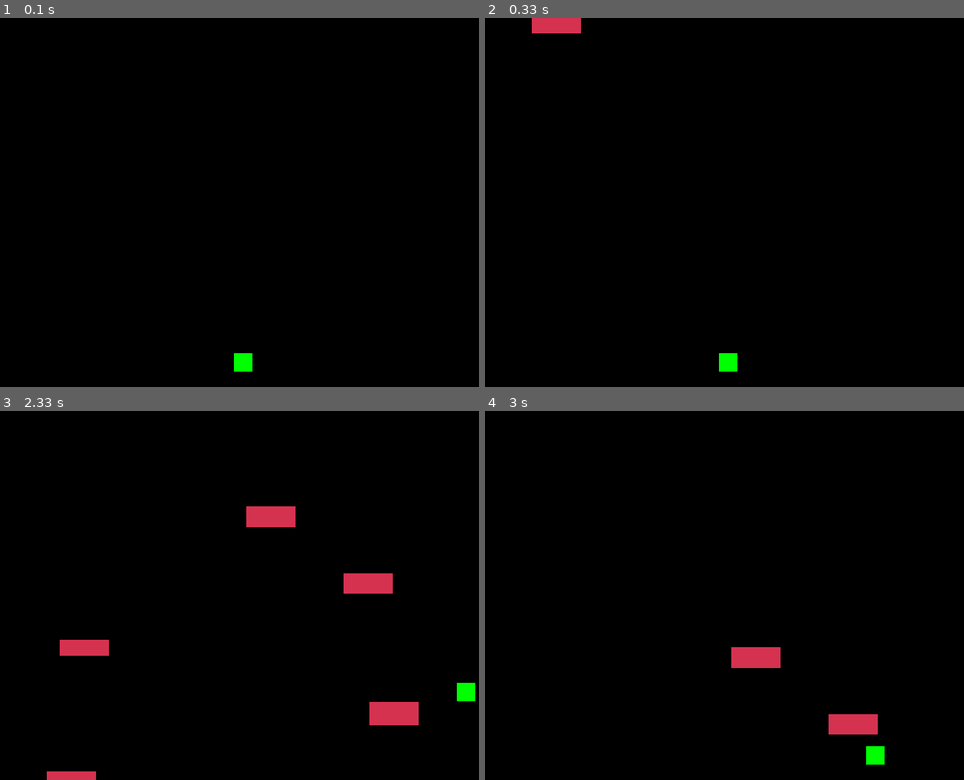
Above: before the commit, frames 1-4 (two rows, left to right).
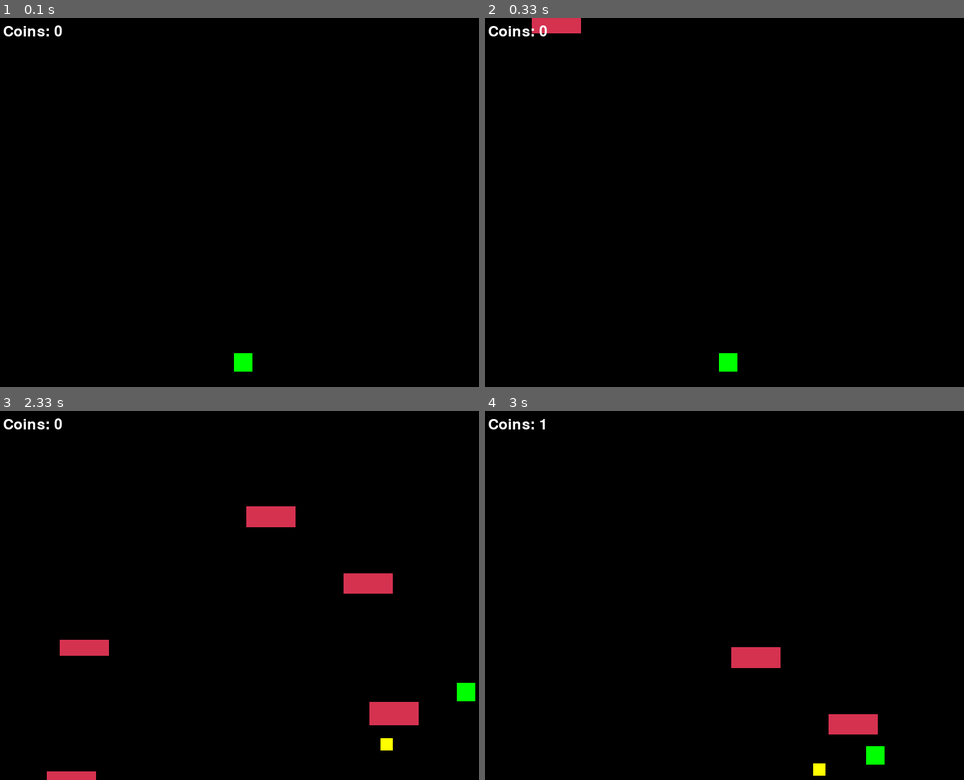
Above: after the commit, the same moments.

Repository: johnwangwyx/Dodge-The-Wall-pygame-with-STM32L4-
Game: pygame game, started from game.py
The game is run twice, just before and just after one commit, with the same random seed, the same clock (stepped at 60 frames per second) and the same inputs.
Inputs:
- Up to frame 1 (0.1 s): no input
- Up to frame 2 (0.33 s): no input
- Up to frame 3 (2.33 s): hold Right 0.33-0.8 s; hold Up 0.83-1.13 s; hold Right 1.17-1.63 s; hold Down from 2.23 s (still down)
- Up to frame 4 (3 s): release Down at 2.53 s; hold Left 2.57-2.97 s

The runs differ from the first frame. In frame 1, 0.2% of the frame differs, in the area x 0-13%, y 2-5%; in frame 2, 0.2%; in frame 3, 0.3%, in the area x 0-83%, y 2-92%; in frame 4, 0.2%.

Commit message:
Add collectable coins and coin tracker

Diff:
--- a/game.py
+++ b/game.py
@@ -19,6 +19,8 @@
 BLUE = (0, 0, 255)
 YELLOW = (255, 255, 0)
 BACKGROUND_COLOR = (0, 0, 0)
+
+COIN_COUNTER = 0
 
 class Player(pygame.sprite.Sprite):
     def __init__(self, x, y):
@@ -65,6 +67,18 @@
         if self.rect.top < 0:
             self.rect.top = 0
 
+class Coin(pygame.sprite.Sprite):
+    def __init__(self, x, y):
+        super().__init__()
+        self.image = pygame.Surface((20, 20))
+        self.image.fill(YELLOW)
+        self.rect = self.image.get_rect()
+        self.rect.x = x
+        self.rect.y = y
+
+    def update(self):
+        pass
+
 # Define Wall class
 class Wall(pygame.sprite.Sprite):
     def __init__(self, x, y, w, h, existing_walls=None):
@@ -85,6 +99,20 @@
         if self.rect.top > HEIGHT:
             self.kill()
 
+def responwn_and_collect_coin(all_sprites, coins, player, chance_per_frame=0.005):
+    if random.random() < chance_per_frame:  # 0.2% chance every frame to spawn a coin
+        coin_x = random.randint(0, WIDTH - 20)
+        coin_y = random.randint(HEIGHT // 2, HEIGHT - 20)  # only on the bottom half
+        coin = Coin(coin_x, coin_y)
+        all_sprites.add(coin)
+        coins.add(coin)
+
+    coin_hits = pygame.sprite.spritecollide(player, coins, True)  # The True means the coin will be deleted once collected
+    for coin in coin_hits:
+        global COIN_COUNTER
+        COIN_COUNTER += 1
+
+
 # Main game loop
 def game_loop():
     # Setup display and game title
@@ -101,6 +129,9 @@
     running = True
     last_wall_y = 0                         # Track y-position of last generated wall
     start_time = datetime.now()
+
+    coins = pygame.sprite.Group()
+
     while running:
         # Calculate elapsed time to adjust wall speed dynamically
         current_time = datetime.now()
@@ -109,6 +140,8 @@
         WALL_SPEED = 5 + elapsed_time/5
 
         clock.tick(FPS)  # Cap the game loop to the defined FPS
+
+        responwn_and_collect_coin(all_sprites, coins, player)
 
         # Generate new walls if there are fewer than 5 on screen
         if len(walls) < 5:
@@ -142,6 +175,9 @@
         # Draw all sprites on screen and update the display
         screen.fill(BACKGROUND_COLOR)
         all_sprites.draw(screen)
+        font = pygame.font.SysFont(None, 36)  # Default font, size 36
+        text_surface = font.render(f"Coins: {COIN_COUNTER}", True, WHITE)
+        screen.blit(text_surface, (10, 10))  # Draw at top-left
         pygame.display.flip()
 
     pygame.quit()  # End the game
